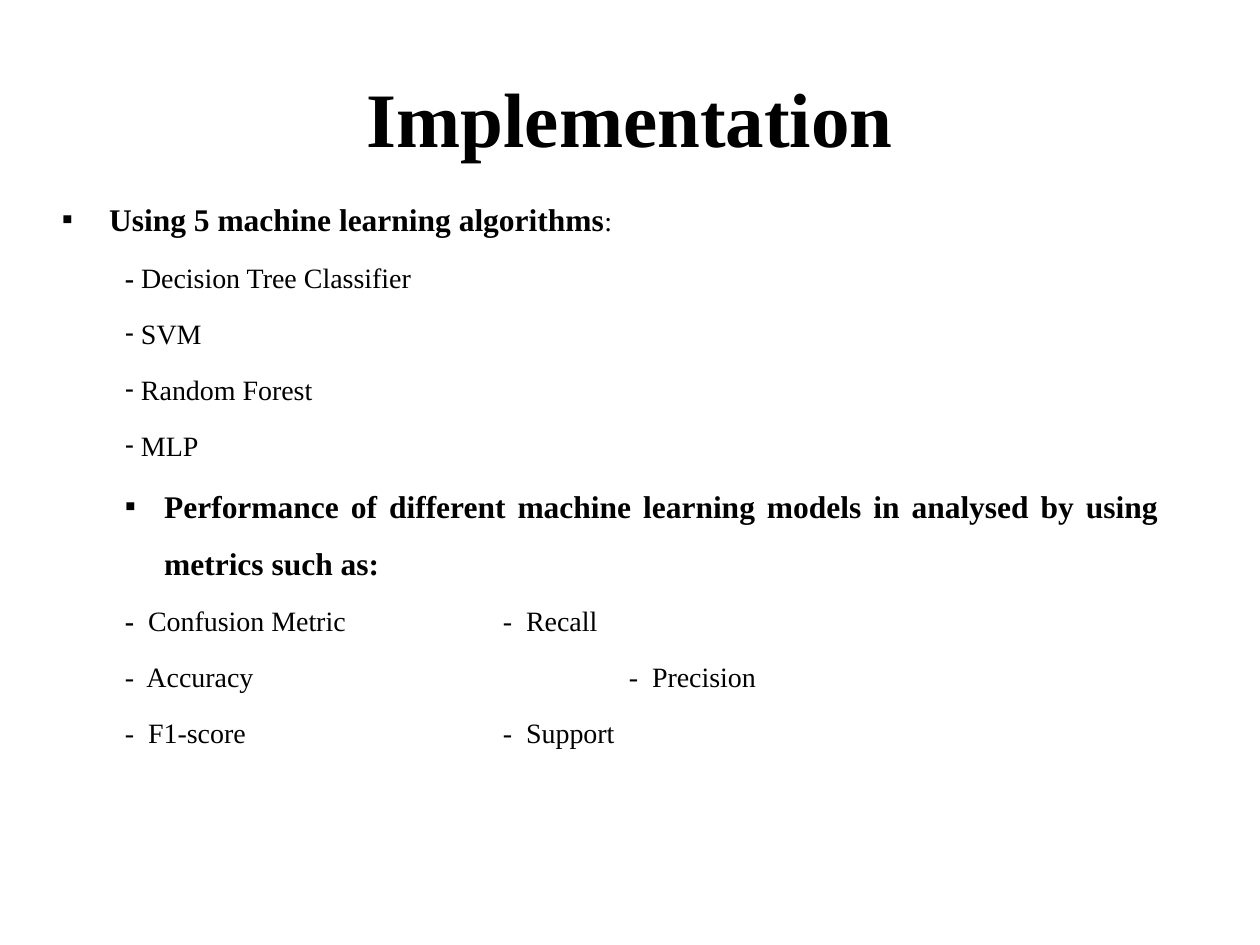
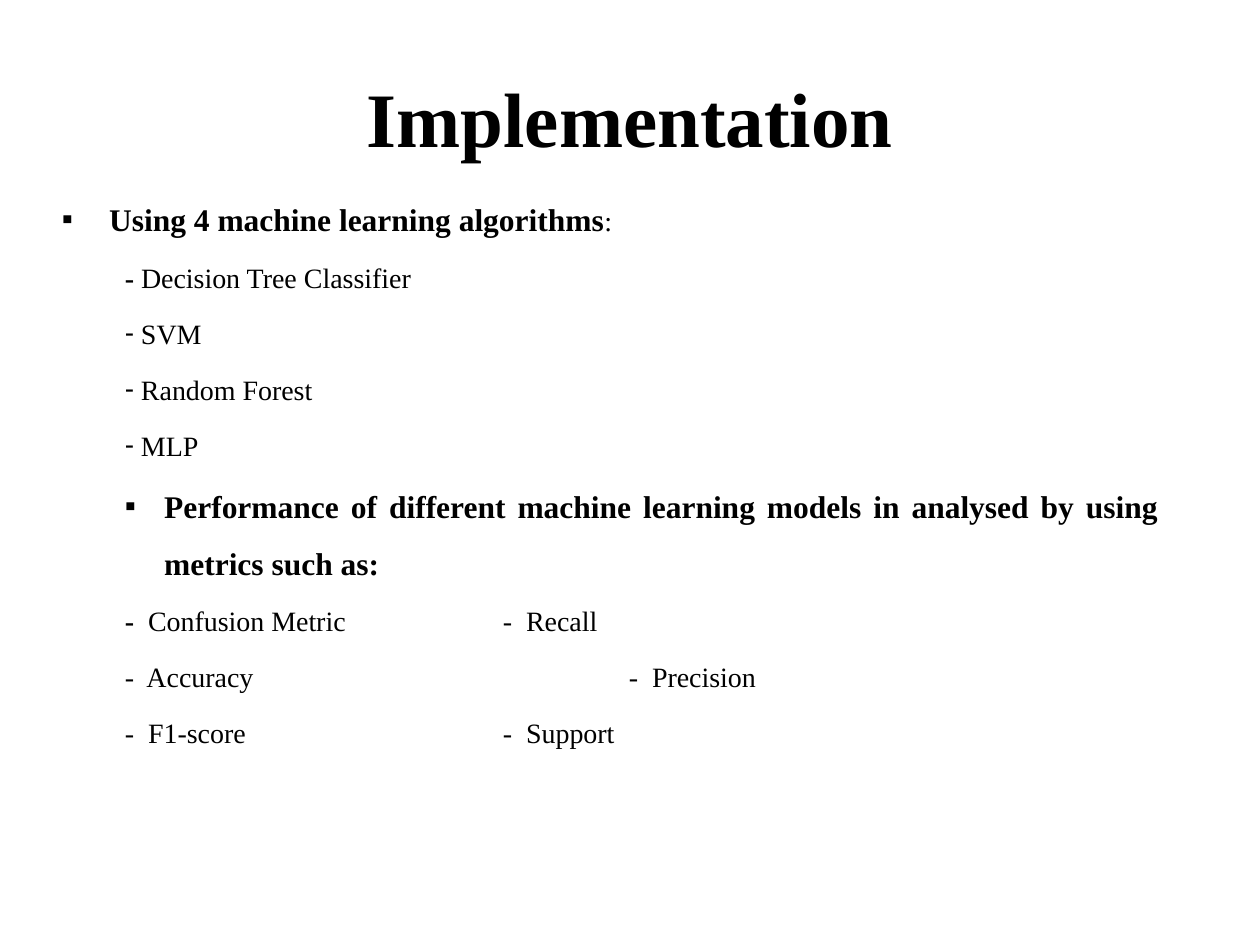
Before and after one commit to sathyapramod/ml-heart-survial, a slide deck: slide 11 of SathyaPramod.pptx. Drawn at 1260x945 pixels with LibreOffice and Linux fonts; fonts in the diff are those of the drawing; background and template pictures are left out. Boxes give left, top, right and bottom in pixels: in the first picture for what was removed or moved away, otherwise in the second. Text is boxed around its words. In the diff, an @@ line names an element or a change of style, - is before the commit and + after.

```diff
--- a/SathyaPramod.pptx
+++ b/SathyaPramod.pptx
@@ text at [109, 209, 604, 237]: text changed @@
-▪ Using 5 machine learning algorithms:
+▪ Using 4 machine learning algorithms:
```
Also in this commit, not shown: 3 other slides changed.
